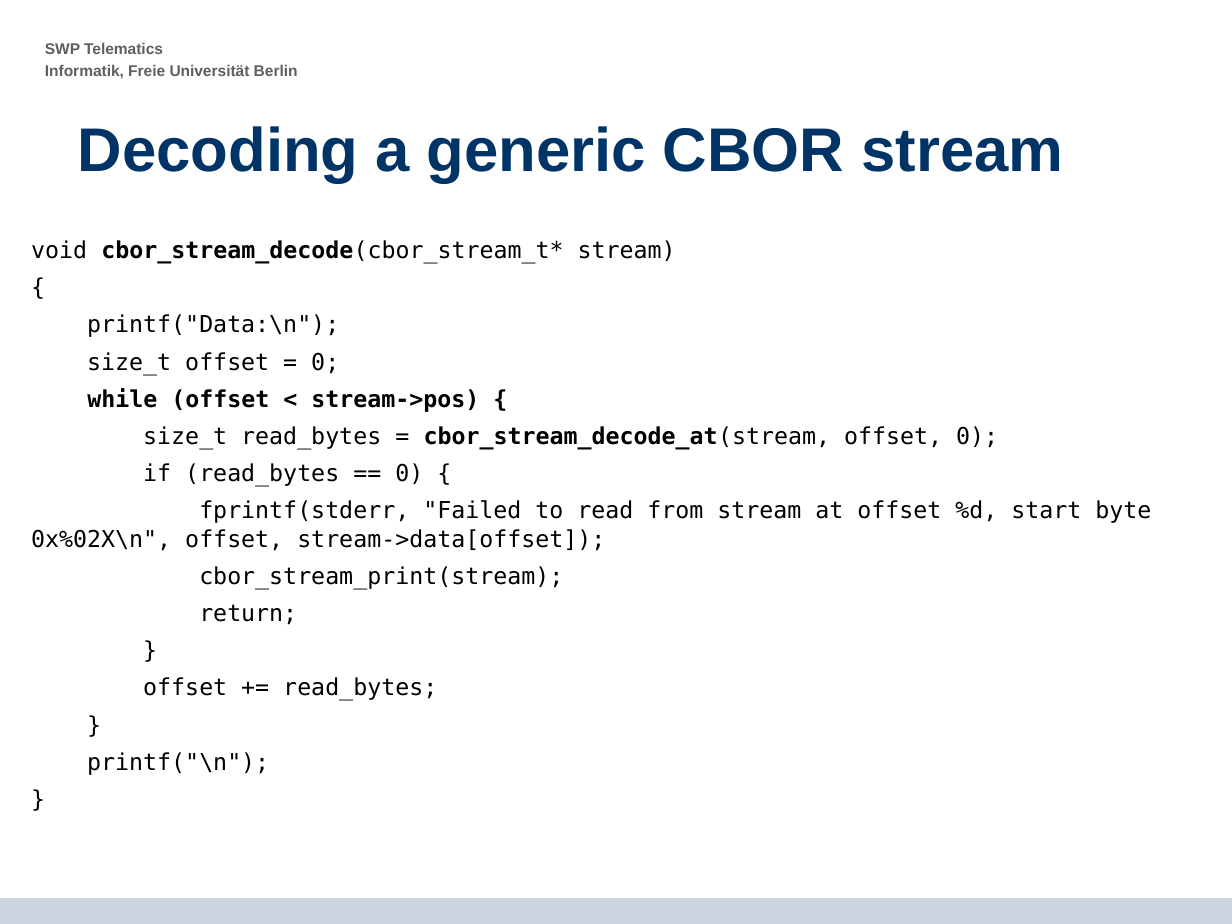
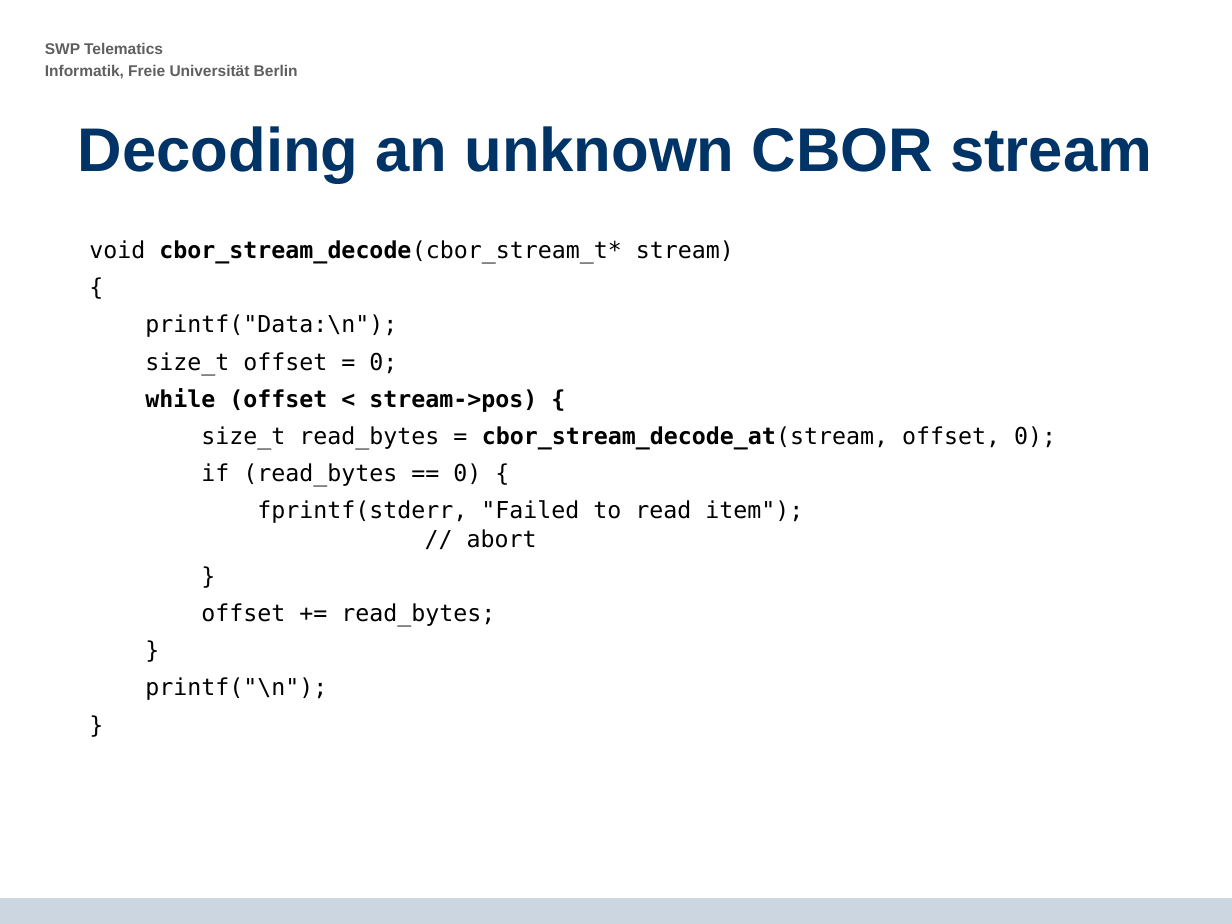
Before and after one commit to krf/cbor-for-riot, a slide deck: slide 32 of CBOR-Presentation_2014-07-15_final_presentation_v5.odp (slide 23 before the commit). Drawn at 1232x924 pixels with LibreOffice and Linux fonts; fonts in the diff are those of the drawing; background and template pictures are left out. Boxes give left, top, right and bottom in pixels: in the first picture for what was removed or moved away, otherwise in the second. Text is boxed around its words. In the diff, an @@ line names an element or a change of style, - is before the commit and + after.

```diff
--- a/CBOR-Presentation_2014-07-15_final_presentation_v5.odp
+++ b/CBOR-Presentation_2014-07-15_final_presentation_v5.odp
@@ title at [78, 126, 1152, 183]: text changed @@
-Decoding a generic CBOR stream
+Decoding an unknown CBOR stream
@@ text "void cbor_stream_decode(cbor_stream_t* stream)": place and size @@
-text "void cbor_stream_decode(cbor_stream_t* stream)" at [31, 240, 1151, 775]
+text "void cbor_stream_decode(cbor_stream_t* stream)" at [89, 240, 1056, 700]
@@ text at [257, 500, 803, 548]: text changed @@
-fprintf(stderr, "Failed to read from stream at offset %d, start byte 0x%02X\n", offset, stream->data[offset]);
-cbor_stream_print(stream);
-return;
+fprintf(stderr, "Failed to read item");
+// abort
```
Also in this commit, not shown: 18 other slides changed, 3 slides added, 1 slide removed.
